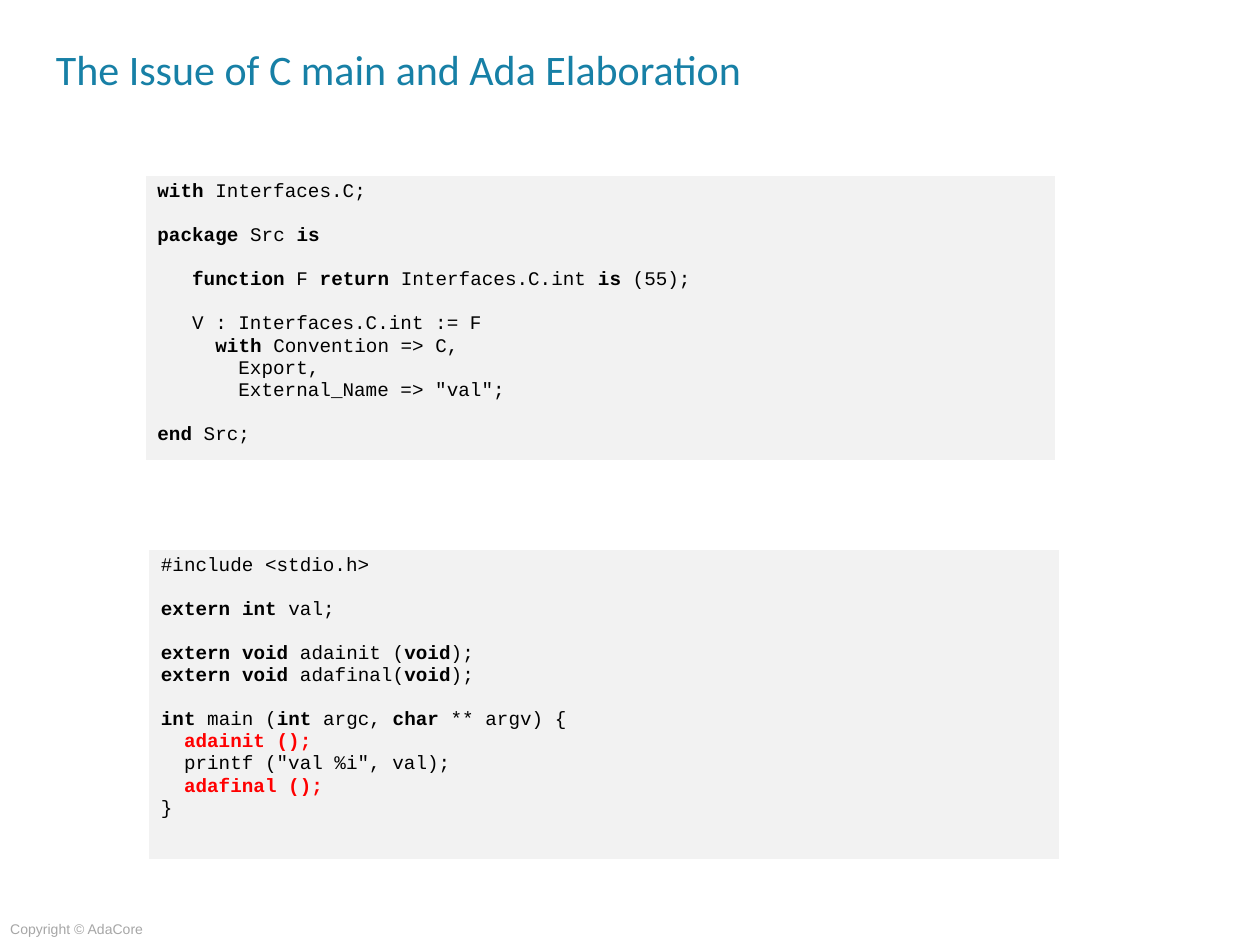
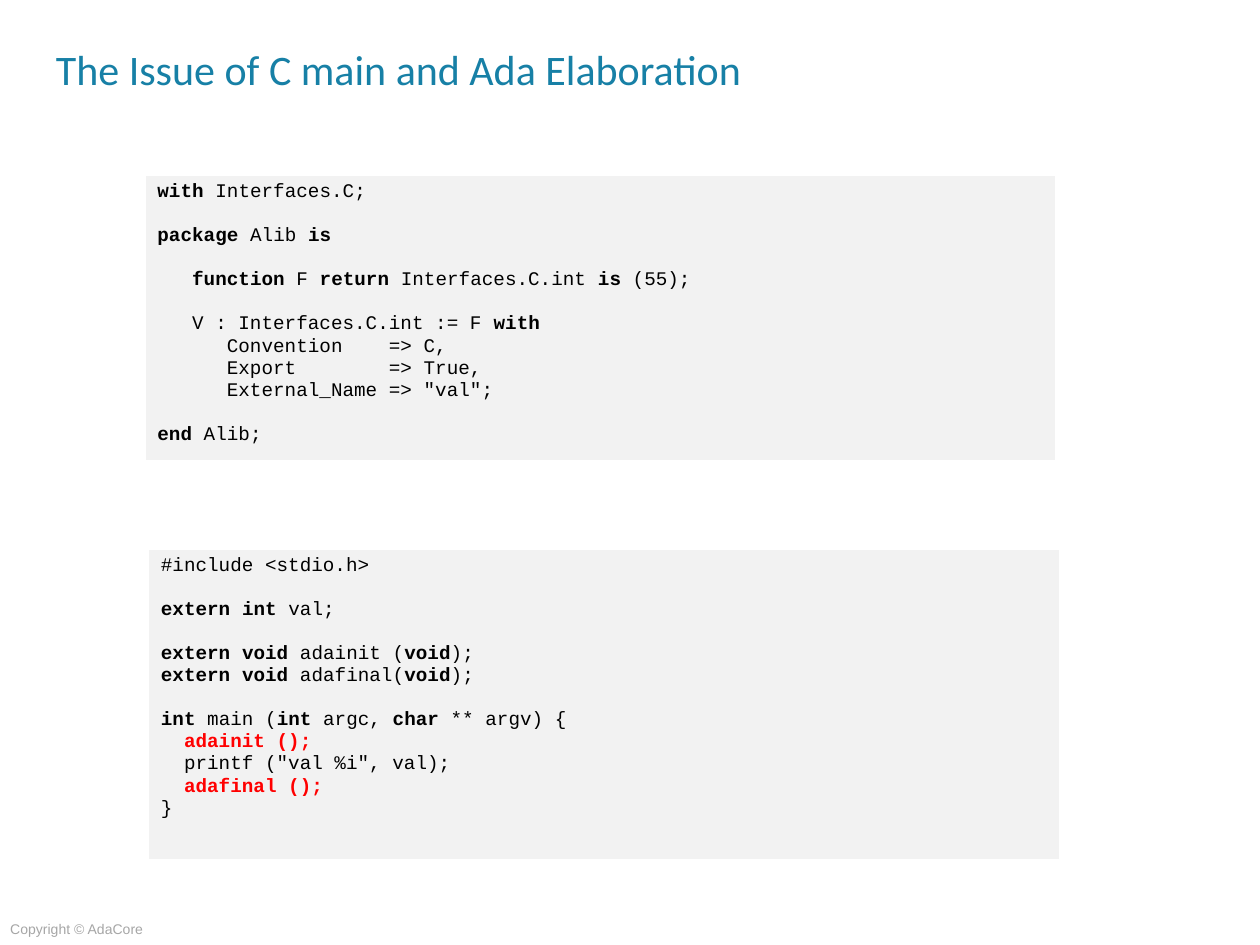
Before and after one commit to AdaCoreU/Courses, a slide deck: slide 14 of lectures/04_Mixed_Language_Programming_In_Ada/02_Ada_and_C/Slides/02_Ada_And_C.pptx. Drawn at 1260x945 pixels with LibreOffice and Linux fonts; fonts in the diff are those of the drawing; background and template pictures are left out. Boxes give left, top, right and bottom in pixels: in the first picture for what was removed or moved away, otherwise in the second. Text is boxed around its words. In the diff, an @@ line names an element or a change of style, - is before the commit and + after.

```diff
--- a/lectures/04_Mixed_Language_Programming_In_Ada/02_Ada_and_C/Slides/02_Ada_And_C.pptx
+++ b/lectures/04_Mixed_Language_Programming_In_Ada/02_Ada_and_C/Slides/02_Ada_And_C.pptx
@@ table at (x1=145, y1=175, x2=1056, y2=465) @@
@@ row 1, column 1: "with Interfaces.C; / package Src is / function F return Interfaces.C.int is (55); / V : Interfaces.C.int := F / with Convention => C, / Export, / External_Name => "val"; / end Src;" to "with Interfaces.C; / package Alib is / function F return Interfaces.C.int is (55); / V : Interfaces.C.int := F with / Convention => C, / Export => True, / External_Name => "val"; / end Alib;" @@
```
